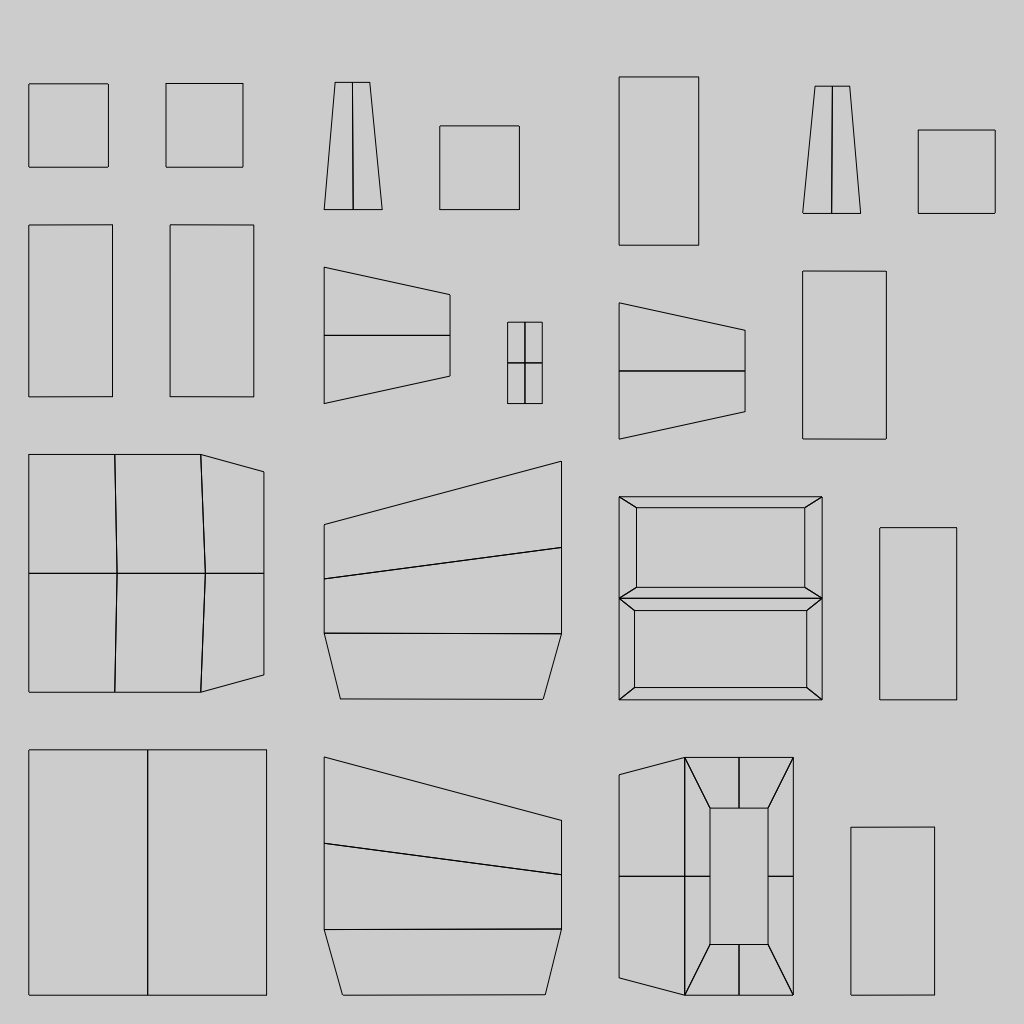
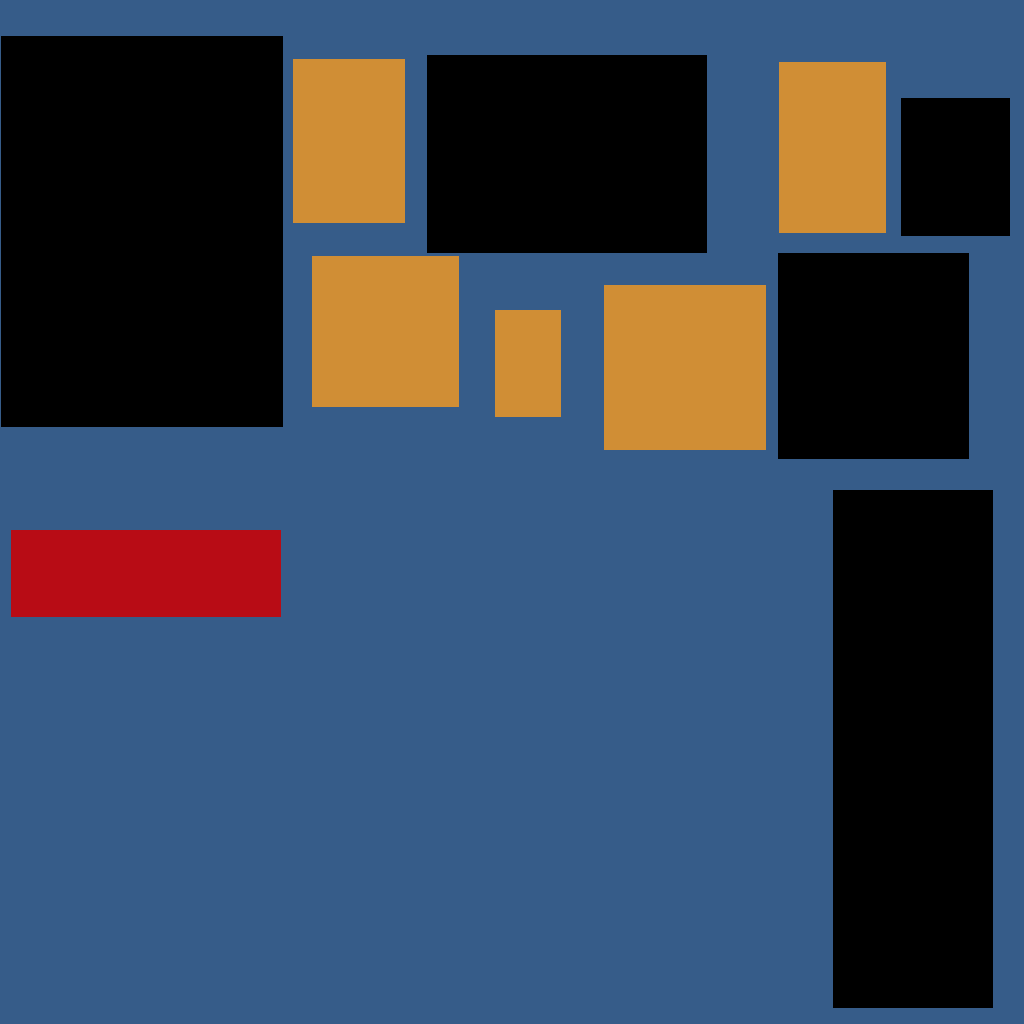
Comparing the layer stacks of the two 1024 x 1024 images. Changes:
hid "Weapon_1UV.png" over <box>28,76,996,996</box>
painted on "Weapon_1.png" over <box>0,0,1024,1024</box>
